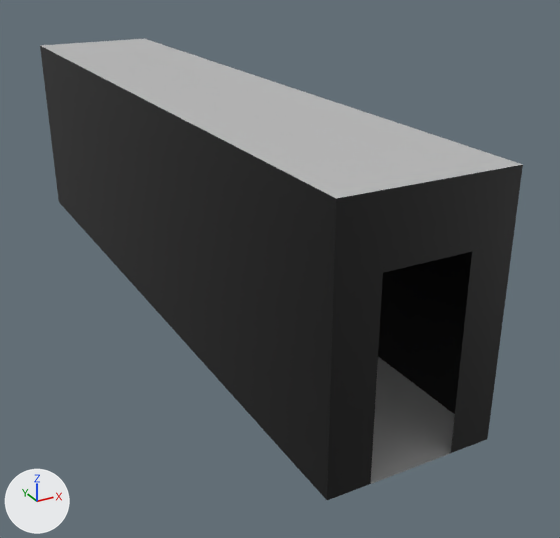
One commit to the FBX model Assets/Environment/SM_Room_Corridor.fbx: the scene before it, then after it.
Camera for both pictures: a 50 mm camera at (-4.09, -14.92, 4.96) aimed at (0.86, -5.92, 0.46). Arrows for +X, +Y and +Z are at lower left; the lights stay in place. Where no turn or scale is listed for an object, it has been applied to the vertices.

The first picture shows 'SM_Room_Corridor'.
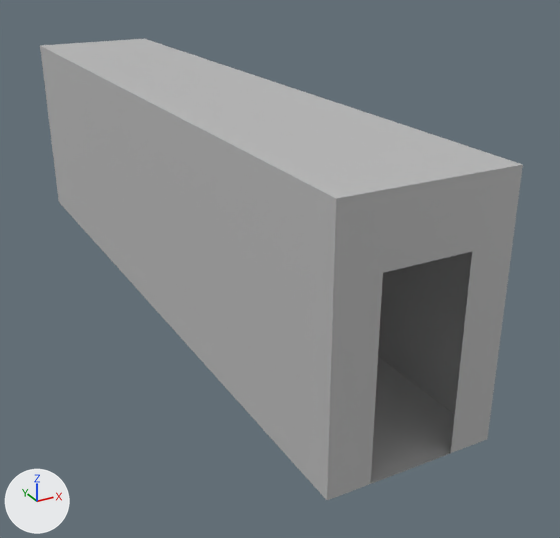
Boxes (x1, y1, x2, y2) around the edits, measured in the pictures (560 x 538 px):
part 1 of me_mesh, recoloured (black to grey): (40, 46, 523, 500) in both

The edits, one by one:
me_mesh has 54 vertices, 56 faces and spans x -1.0..1.0, y 0.0..10.0, z 0.0..3.0.
me_mesh is used by ob_sm_room_corridor; location (0.13, -10.0, 0.0).
me_mesh no longer uses material mat_lambert115 (grey #bcbcbc).
me_mesh part 1: all 30 faces that had it switch from mat_lambert113 (black #000000) to mat_lambert114 (grey #bcbcbc).
